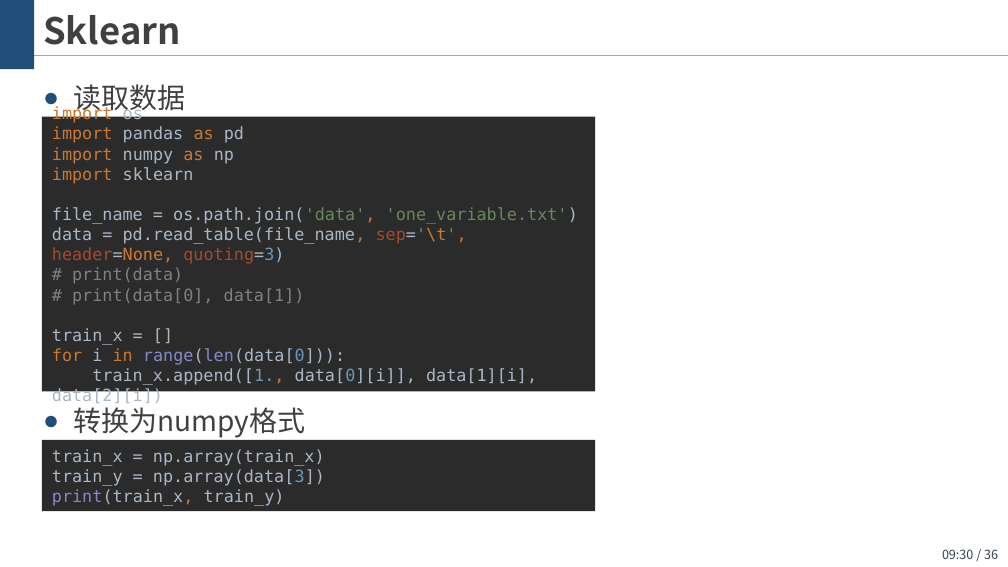
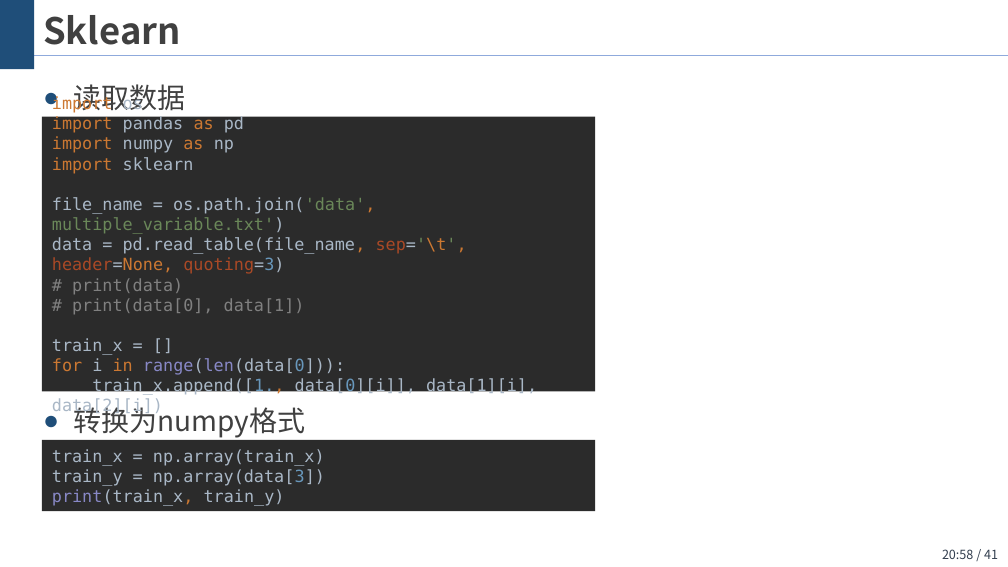
Before and after one commit to wangjin0818/Artificial_Intelligence_2021, a slide deck: slide 41 of chapter 03 - Logistic regression/逻辑斯蒂回归.pptx (slide 36 before the commit). Drawn at 1008x567 pixels with LibreOffice and Linux fonts; fonts in the diff are those of the drawing; background and template pictures are left out. Boxes give left, top, right and bottom in pixels: in the first picture for what was removed or moved away, otherwise in the second. Text is boxed around its words. In the diff, an @@ line names an element or a change of style, - is before the commit and + after.

```diff
--- a/chapter 03 - Logistic regression/逻辑斯蒂回归.pptx
+++ b/chapter 03 - Logistic regression/逻辑斯蒂回归.pptx
@@ text in rectangle at <box>52,136,537,396</box>: text changed @@
-import numpy as np
-import sklearn
-file_name = os.path.join('data', 'one_variable.txt')
-data = pd.read_table(file_name, sep='\t', header=None, quoting=3)
-# print(data)
-# print(data[0], data[1])
-train_x = []
-for i in range(len(data[0])):
-train_x.append([1., data[0][i]], data[1][i], data[2][i])
+import numpy as np
+import sklearn
+file_name = os.path.join('data', multiple_variable.txt')
+data = pd.read_table(file_name, sep='\t', header=None, quoting=3)
+# print(data)
+# print(data[0], data[1])
+train_x = []
+for i in range(len(data[0])):
+train_x.append([1., data[0][i]], data[1][i], data[2][i])
@@ page number at <box>942,549,998,559</box>: text changed @@
-09:30 / 36
+20:58 / 41
```
Also in this commit, not shown: 2 other slides changed, 6 slides added, 1 slide removed, 2 other files.
